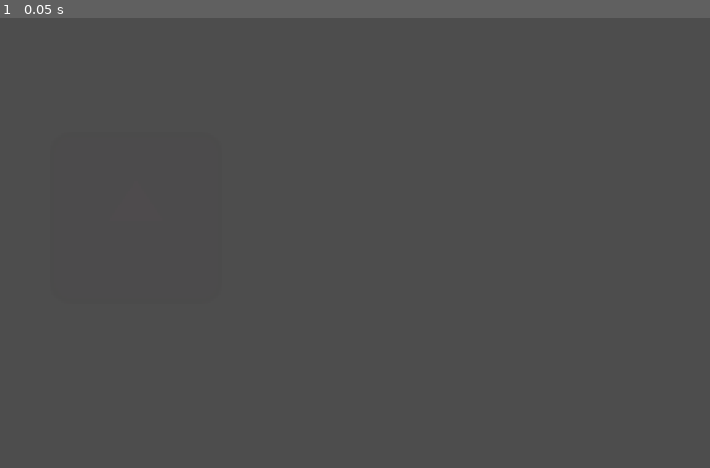
Above: before the commit, frame 1.
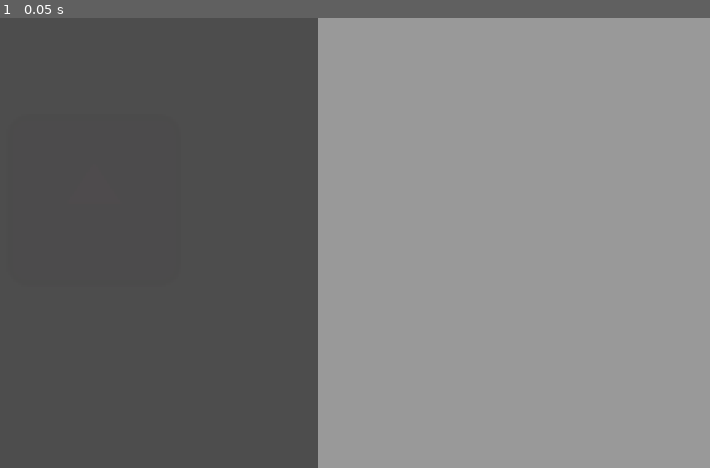
Above: after the commit, the same moment.

Repository: felipemarley/any_colour_you_like
Game: Godot game, scene res://scenes/game.tscn
The game is run twice, just before and just after one commit, with the same random seed, the same clock (stepped at 60 frames per second) and the same inputs. This scene is started directly instead of the project's main scene. The engine's default icon, where the game draws it, is replaced by a stand-in: a white triangle on a blue panel in a dark square.
Inputs:
- Up to frame 1 (0.05 s): no input

The runs differ from the first frame. In frame 1, 55% of the frame differs, in the area x 44-100%, y 0-100%.

Commit message:
inicio drag_document

Diff:
--- a/project.godot
+++ b/project.godot
@@ -25,3 +25,10 @@
 [gui]
 
 theme/custom_font="uid://b0fxyj22m7n40"
+
+[input]
+
+drag_action={
+"deadzone": 0.2,
+"events": []
+}
--- a/scenes/game.tscn
+++ b/scenes/game.tscn
@@ -1,7 +1,8 @@
-[gd_scene load_steps=4 format=3 uid="uid://cf1dox7gf6ooj"]
+[gd_scene load_steps=6 format=3 uid="uid://cf1dox7gf6ooj"]
 
 [ext_resource type="Texture2D" uid="uid://cftygcr1f7qxc" path="res://icon.svg" id="1_uwrxv"]
 [ext_resource type="Script" uid="uid://1xjq4y0pujq4" path="res://scripts/et.gd" id="2_yqjtg"]
+[ext_resource type="Script" uid="uid://cfg1t4sh8q624" path="res://scripts/document_scene.gd" id="3_lnu2h"]
 
 [sub_resource type="SpriteFrames" id="SpriteFrames_yqjtg"]
 animations = [{
@@ -17,6 +18,8 @@
 "speed": 5.0
 }]
 
+[sub_resource type="StyleBoxFlat" id="StyleBoxFlat_lnu2h"]
+
 [node name="Game" type="Control"]
 layout_mode = 3
 anchors_preset = 15
@@ -25,35 +28,34 @@
 grow_horizontal = 2
 grow_vertical = 2
 
-[node name="left_side" type="TextureRect" parent="."]
+[node name="HSplitContainer" type="HSplitContainer" parent="."]
 layout_mode = 1
-anchors_preset = 13
-anchor_left = 0.5
-anchor_right = 0.5
+anchors_preset = 15
+anchor_right = 1.0
 anchor_bottom = 1.0
-offset_left = -576.0
-offset_right = -2.0
 grow_horizontal = 2
 grow_vertical = 2
-metadata/_edit_lock_ = true
+split_offset = 640
+dragging_enabled = false
 
-[node name="et" type="AnimatedSprite2D" parent="left_side"]
+[node name="SubViewportContainer" type="SubViewportContainer" parent="HSplitContainer"]
+layout_mode = 2
+
+[node name="SubViewport" type="SubViewport" parent="HSplitContainer/SubViewportContainer"]
+handle_input_locally = false
+render_target_update_mode = 4
+
+[node name="et" type="AnimatedSprite2D" parent="HSplitContainer/SubViewportContainer/SubViewport"]
 self_modulate = Color(0.675222, 0, 0.321337, 1)
 show_behind_parent = true
-position = Vector2(297.25, 319)
+position = Vector2(294, 291)
 scale = Vector2(2.16797, 2.14062)
 sprite_frames = SubResource("SpriteFrames_yqjtg")
 frame = 1
 frame_progress = 0.0761871
 script = ExtResource("2_yqjtg")
 
-[node name="right_side" type="TextureRect" parent="."]
-layout_mode = 1
-anchors_preset = 13
-anchor_left = 0.5
-anchor_right = 0.5
-anchor_bottom = 1.0
-offset_right = 573.0
-grow_horizontal = 2
-grow_vertical = 2
-metadata/_edit_lock_ = true
+[node name="documents" type="Panel" parent="HSplitContainer"]
+layout_mode = 2
+theme_override_styles/panel = SubResource("StyleBoxFlat_lnu2h")
+script = ExtResource("3_lnu2h")
--- /dev/null
+++ b/scripts/document_scene.gd
@@ -0,0 +1,17 @@
+extends Panel
+
+var dragging_document: Document = null
+
+func _ready() -> void:
+	pass
+
+#auxiliar functions
+func _get_drag_data(at_position: Vector2) -> Variant:
+	var document = Document.new()
+	document.size = Vector2(100, 50)
+	set_drag_preview(document)
+	return document
+func _can_drop_data(at_position: Vector2, data: Variant) -> bool:
+	return data is Document
+func _drop_data(at_position: Vector2, data: Variant) -> void:
+	dragging_document = data
--- /dev/null
+++ b/scripts/document_standard.gd
@@ -0,0 +1,11 @@
+class_name Document
+extends Panel
+
+var is_dragged: bool = false
+var can_drag: bool = false
+@export_multiline var document_text = ""
+
+func _process(delta: float) -> void:
+	pass
+func _ready() -> void:
+	pass
Not shown, added: scripts/document_scene.gd.uid
Not shown, added: scripts/document_standard.gd.uid
